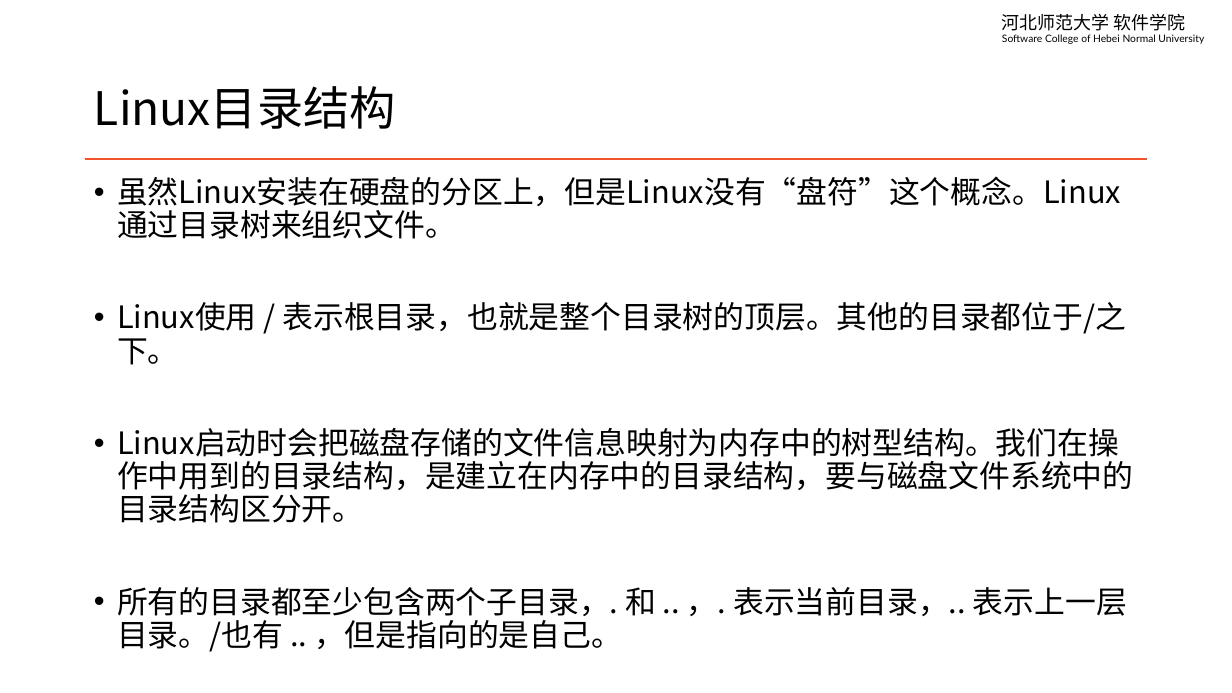
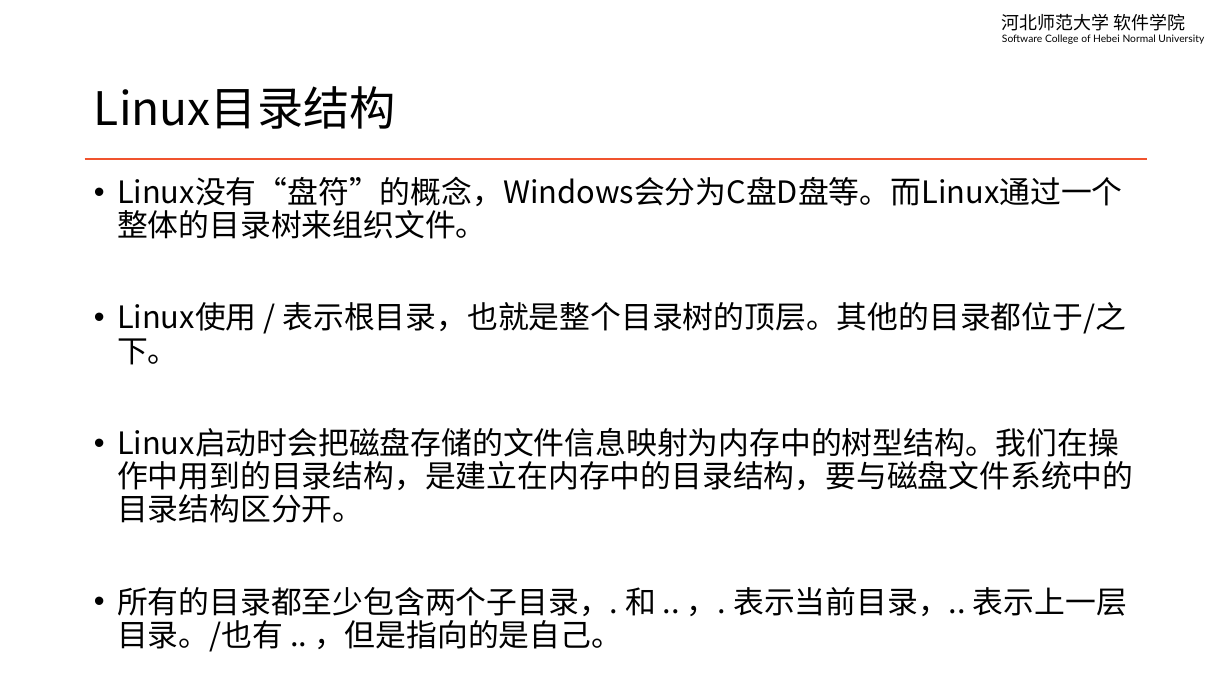
Before and after one commit to edu2act/course-linux-system, a slide deck: slide 3 of materials/slides/ch02-file-system-and-dir-architecture.pptx. Drawn at 1232x693 pixels with LibreOffice and Linux fonts; fonts in the diff are those of the drawing. Boxes give left, top, right and bottom in pixels: in the first picture for what was removed or moved away, otherwise in the second. Text is boxed around its words. In the diff, an @@ line names an element or a change of style, - is before the commit and + after.

```diff
--- a/materials/slides/ch02-file-system-and-dir-architecture.pptx
+++ b/materials/slides/ch02-file-system-and-dir-architecture.pptx
@@ text at box(117, 176, 1123, 239): text changed @@
-• 虽然Linux安装在硬盘的分区上，但是Linux没有“盘符”这个概念。Linux通过目录树来组织文件。
+• Linux没有“盘符”的概念，Windows会分为C盘D盘等。而Linux通过一个整体的目录树来组织文件。
```
Also in this commit, not shown: 3 other files.
